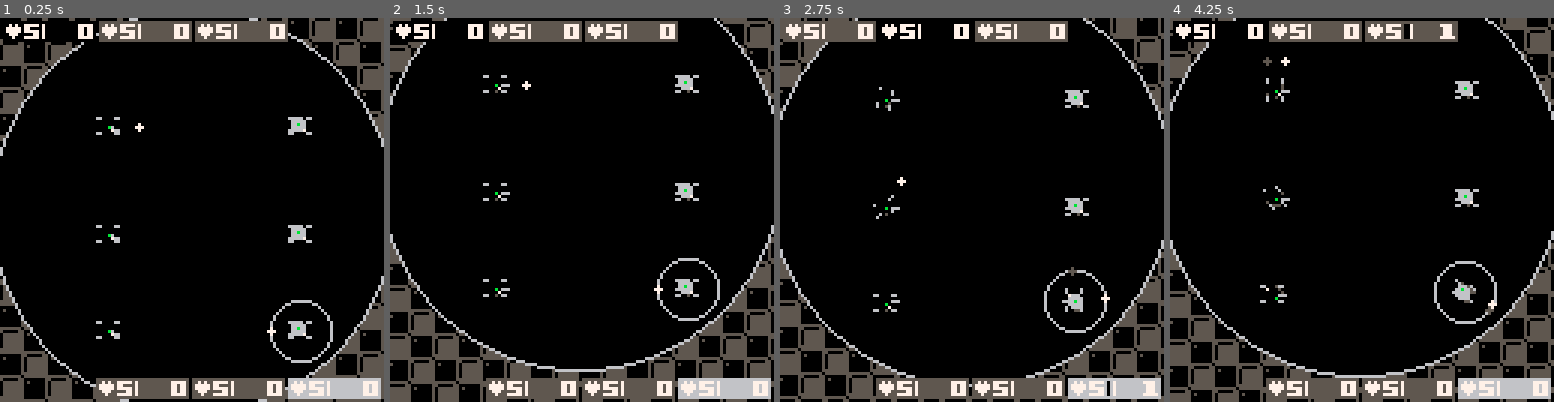
Above: before the commit, frames 1-4 (left to right).
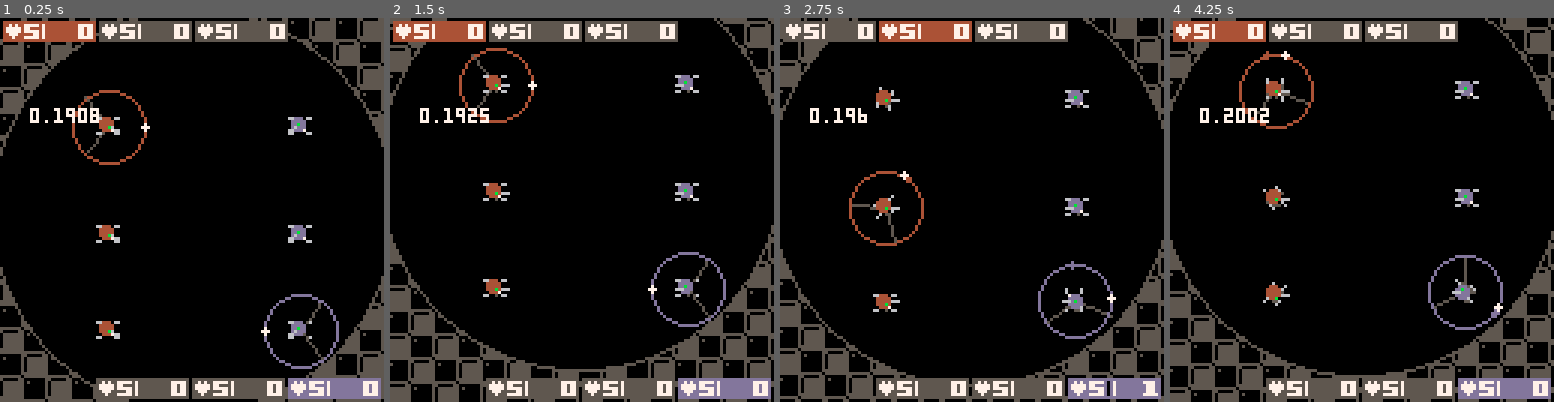
Above: after the commit, the same moments.

Repository: catnipped/pico1
Game: PICO-8 cartridge pico1.p8
Same seed, same stepped clock (60 frames per second), same inputs: the game is played once before the commit and once after it.
Inputs:
- Up to frame 1 (0.25 s): no input
- Up to frame 2 (1.5 s): tap O (Z key) at 0.33, 0.7, 1.43 s; tap X (X key) at 1.07 s
- Up to frame 3 (2.75 s): hold Left 1.97-2.37 s; hold P2 Right 1.97-2.37 s; tap X (X key) at 2.07, 2.4, 2.73 s; tap O (Z key) at 2.22 s; hold Down from 2.42 s (still down); hold P2 Up from 2.42 s (still down)
- Up to frame 4 (4.25 s): release Down at 2.82 s; release P2 Up at 2.82 s; hold Right 2.87-3.53 s; hold P2 Left 2.87-3.53 s; tap X (X key) every 0.33 s from 3.07 to 4.07 s; tap O (Z key) at 3.1, 3.98 s; hold Up 3.58-4.08 s; hold P2 Down 3.58-4.08 s; hold Right from 4.13 s (still down); hold P2 Left from 4.13 s (still down)

The runs differ from the first frame. In frame 1, 5.4% of the frame differs, in the area x 0-100%, y 0-100%; in frame 2, 5.5%; in frame 3, 5.4%; in frame 4, 6.0%.

Commit message:
big update

Diff:
--- a/pico1.p8
+++ b/pico1.p8
@@ -3,6 +3,7 @@
 __lua__
 
 deadzone = 0.01
+playercolors = {2,3,4,8,9,12,13,14}
 center = {}
 center.x = 64
 center.y = 64
@@ -28,17 +29,19 @@
 p2.y = 0
 p2.car = 1
 
-
---car functions
-function carspawn (nr,plr)
+function carspawn (nr,plr) --car functions
   car[nr] = {}
   car[nr].x = (plr.nr-1)*64+36
   car[nr].y = 0
   car[nr].hp = 5
   car[nr].status = "happy"
   car[nr].dead = false
+  car[nr].death_counter = 0
   car[nr].turret = 0
+  car[nr].attack_offset = 0
+  car[nr].attack_counter = 0
   car[nr].target = 1
+  car[nr].damaged = false
   if plr.nr == 1 then
     car[nr].rot = 0.75
     car[nr].dir = 0.75
@@ -62,9 +65,49 @@
   car[nr].tracks_counter = 0
 end
 
+function cardraw(p)
+  --wheels
+  if p.dead == false then
+    if p.rot <= 0.25  then
+      spr(13-6*(p.rot*4),p.x-4,p.y-4,1,1,true)
+    elseif p.rot > 0.25 and p.rot <= 0.5 then
+      spr((8+6*(p.rot*4))-6,p.x-4,p.y-4)
+    elseif p.rot > 0.5 and p.rot <= 0.75 then
+      spr(13-6*(p.rot*4)+12,p.x-4,p.y-4,1,1,true)
+    elseif p.rot > 0.75 then
+      spr((8+6*(p.rot*4))-18,p.x-4,p.y-4)
+    end
+  else
+    spr(15,p.x-4,p.y-4)
+  end
+  if p.active == true then
+    line(p.x,p.y,p.x+(12+flr(p.vel))*sin(p.rot-0.25+p.attack_offset),p.y+(12+flr(p.vel))*cos(p.rot-0.25+p.attack_offset),5)
+    line(p.x,p.y,p.x+(12+flr(p.vel))*sin(p.rot+0.25-p.attack_offset),p.y+(12+flr(p.vel))*cos(p.rot+0.25-p.attack_offset),5)
+  end
+  circfill(p.x-0.5,p.y-0.5,2,p.clr)
+  --status light
+  if p.dead == true then
+    circfill(p.x+1*sin(p.turret+0.15),p.y+1*cos(p.turret+0.15),0,0)
+  elseif p.status == "danger" then
+    circfill(p.x+1*sin(p.turret+0.15),p.y+1*cos(p.turret+0.15),0,10)
+  else
+    circfill(p.x+1*sin(p.turret+0.15),p.y+1*cos(p.turret+0.15),0,11)
+  end
+
+  line(p.x+2*sin(p.turret),p.y+2*cos(p.turret),p.x+4*sin(p.turret),p.y+4*cos(p.turret),6)
+  if p.hit == true then
+    circfill(p.x+4*sin(p.turret),p.y+4*cos(p.turret),1,10)
+  end
+  if p.active == true then
+    circ(p.x,p.y,12+flr(p.vel),p.clr)
+    circfill(p.x+(12+flr(p.vel))*sin(p.rot),p.y+(12+flr(p.vel))*cos(p.rot),1,p.clr)
+    circfill(p.x+(12+flr(p.vel))*sin(p.dir),p.y+(12+flr(p.vel))*cos(p.dir),1,7)
+  end
+end
+
 function tracks(c)
   local length = 50
-  if c.tracks_counter > 10 then
+  if c.tracks_counter > 10 and c.dead == false then
     add(c.tracks_left_x,c.x+2.5*sin(c.rot-0.25))
     add(c.tracks_left_y,c.y+2.5*cos(c.rot-0.25))
     add(c.tracks_right_x,c.x+2.5*sin(c.rot+0.25))
@@ -91,30 +134,6 @@
   end
 end
 
-function cardraw(p)
-  --wheels
-  if p.rot <= 0.25  then
-    spr(13-6*(p.rot*4),p.x-4,p.y-4,1,1,true)
-  elseif p.rot > 0.25 and p.rot <= 0.5 then
-    spr((8+6*(p.rot*4))-6,p.x-4,p.y-4)
-  elseif p.rot > 0.5 and p.rot <= 0.75 then
-    spr(13-6*(p.rot*4)+12,p.x-4,p.y-4,1,1,true)
-  elseif p.rot > 0.75 then
-    spr((8+6*(p.rot*4))-18,p.x-4,p.y-4)
-  end
-
-  circfill(p.x-0.5,p.y-0.5,2,p.clr)
-  circfill(p.x+1*sin(p.turret+0.15),p.y+1*cos(p.turret+0.15),0,11)
-  line(p.x+2*sin(p.turret),p.y+2*cos(p.turret),p.x+4*sin(p.turret),p.y+4*cos(p.turret),6)
-  if p.hit == true then
-    circfill(p.x+4*sin(p.turret),p.y+4*cos(p.turret),1,10)
-  end
-  if p.active == true then
-    circ(p.x,p.y,10,p.clr)
-    circfill(p.x+10*sin(p.rot),p.y+10*cos(p.rot),1,5)
-    circfill(p.x+10*sin(p.dir),p.y+10*cos(p.dir),1,7)
-  end
-end
 
 function caranim(p)
   p.x = p.x+(p.vel*0.1)*sin(p.rot)
@@ -125,19 +144,25 @@
 end
 
 function attack_roll(c)
-  local cnt = 1
   c.hit = false
-  if pythagoras(c,car[c.target]) < 25 then
-    if cnt == 1 then
-      if rnd(10) < 5 then
+  if c.dead == false and pythagoras(c.x,c.y,car[c.target]) < 12+c.vel then
+    if atan2(car[c.target].y-c.y,car[c.target].x-c.x) > c.rot-0.25+c.attack_offset then
+      if c.attack_counter == 0 then
         c.hit = true
+        car[c.target].damaged = true
+        c.attack_counter += 1
+      else
+        c.attack_counter += 1
+        if c.attack_counter > 5 then c.attack_counter = 0 end
       end
-    else
-      cnt += 1
-      if cnt > 50+rnd(10) then
-        cnt = 1
-      end
-    end
+    end
+  end
+end
+
+function health(c)
+  if c.damaged == true then
+    c.hp -= 0.08
+    c.damaged = false
   end
 end
 
@@ -147,25 +172,20 @@
   for a = 1,6 do
 
     if c.nr != car[a].nr then
-      if pythagoras(c,car[a]) < c.hitbox + car[a].hitbox then
+      if pythagoras(c.x,c.y,car[a]) < c.hitbox + car[a].hitbox then
         collide = true
       end
     end
 
     if collide == true then
       if c.timer == 0 then
-        if max(c.vel,car[a].vel) != c.vel then
-          c.hp += -2
-        else
-          c.hp += -1
-        end
         -- if atan2(car[a].x-c.x,car[a].y-c.y) < 0.5 then
         --   c.rot += 0.2
         --
         -- else
         --   c.rot -= 0.2
         -- end
-        c.vel = c.vel/2
+        c.vel -= 1
       end
     end
   end
@@ -180,17 +200,19 @@
 
 end
 
-
 function turret(c,a,b)
   local length = {}
   for x = a,b do
-    i = pythagoras(c,car[x])
-    length[x] = i
+    if car[x].dead == false then
+      i = pythagoras(c.x,c.y,car[x])
+      length[x] = i
+    end
   end
 
   c.target = smallest(length)
-
-  c.turret = rotlerp(c.turret,atan2(car[c.target].y-c.y,car[c.target].x-c.x),0.2)
+  if c.dead == false then
+    c.turret = rotlerp(c.turret,atan2(car[c.target].y-c.y,car[c.target].x-c.x),0.2)
+  end
 end
 
 function smallest(t)
@@ -315,10 +336,10 @@
    return current + sign * speed * dir
 end
 
-function pythagoras(a,b)
+function pythagoras(x,y,b)
   local p = {}
-  p.x = b.x-a.x
-  p.y = b.y-a.y
+  p.x = b.x-x
+  p.y = b.y-y
   return sqrt(p.x*p.x + p.y*p.y)
 end
 
@@ -342,13 +363,15 @@
     rectfill(x,y,x+box.width,y+box.height,5)
   end
 
-  spr(68,x+1,y+1) spr(69+c.hp,x+7,y+1)
+  --speed
   local throttle = x+13+c.throt*2
   local velocity = x+13+flr(c.vel*2)
   rectfill(x+13,y+1,velocity,y+box.height-1,0)
   line(throttle,y+1,throttle,y+box.height-1,7)
   spr(69+c.throt,x+box.width-5,y+1)
-
+  --health
+  spr(68,x+1,y+1) spr(69+c.hp,x+7,y+1)
+  --special status
   if c.status == "danger" and c.dead == false then
     spr(80,x,y+status_position,4,1)
   elseif c.status == "auto" and c.dead == false then
@@ -357,8 +380,33 @@
 
 end
 
+function attack_offset(c)
+  c.attack_offset = -0.1+0.05*c.vel
+end
+
+function brake(p)
+  if p.nr == 1 then
+    for x = 1,3 do
+      car[x].throt = 0
+    end
+  end
+
+  if p.nr == 2 then
+    for x = 4,6 do
+      car[x].throt = 0
+    end
+  end
+end
+
 function _init()
   cls()
+  function randomizeclr()
+
+    p1.clr = playercolors[flr(rnd(8)+1)]
+    del(playercolors,p1.clr)
+    p2.clr = playercolors[flr(rnd(7)+1)]
+  end
+  randomizeclr()
 
   --generate background
   for x=0,24,1 do
@@ -377,9 +425,6 @@
     end
   end
   --
-
-  p1.clr = rnd(15)
-  p2.clr = rnd(15)
 
   --initiate cars
   for x=1,3 do
@@ -421,6 +466,14 @@
     switch(p2)
   end
 
+  if btnp(5,0) then
+    brake(p1)
+  end
+
+  if btnp(5,1) then
+    brake(p2)
+  end
+
   current_car(p1)
   current_car(p2)
 
@@ -437,11 +490,13 @@
   end
 
   for x = 1,6 do
+    attack_offset(car[x])
     attack_roll(car[x])
   end
 
   for x = 1,6 do
     caranim(car[x])
+    health(car[x])
   end
 
   for x = 1,6 do
@@ -454,10 +509,20 @@
       car[x].dead = true
       car[x].throt = 0
       car[x].hp = 0
-    elseif pythagoras(center,car[x]) > arena then
+      car[x].active = false
+    elseif pythagoras(center.x,center.y,car[x]) > arena then
       car[x].dir = atan2(64-car[x].y,64-car[x].x)
       car[x].status = "auto"
+      car[x].vel = lerp(car[x].vel,2,0.1)
     elseif car[x].hp < 2 then car[x].status = "danger" end
+  end
+end
+
+function death_anim(c)
+  if c.death_counter <= 15 then
+    circfill(c.x,c.y,c.death_counter,10)
+    circfill(c.x,c.y,15 - c.death_counter*0.7,7)
+    c.death_counter += 1
   end
 end
 
@@ -467,12 +532,15 @@
   map(0,0,-32,-32,24,24)
   circfill(center.x,center.y,arena,0)
 
-  circ(center.x,center.y,arena,6)
+  circ(center.x,center.y,arena,5)
   for x=1,6 do
     tracks(car[x])
   end
   for x=1,6 do
     cardraw(car[x])
+    if car[x].dead == true then
+      death_anim(car[x])
+    end
   end
 
   camera(cam.x,cam.y)
@@ -482,18 +550,20 @@
   for x = 4,6 do
    ui(cam.x,cam.y+120,car[x],p2)
   end
+  print(stat(1),cam.x+10,cam.y+30)
+
 
 end
 
 __gfx__
-00000000500000550000000555555555555555555555555500000000000000000000000000000000060000000000600000000600060000600600006000000000
-00000000055555550500000555555555555555555555555566000066660000666600006606600000006000006000060006000600060000600600006000000000
-00000000055555550000000555555555555555555005555500700700007007000070070000070066000700600600700006007000007007000070070000000000
-00000000055555550000000555555555555555555555555500077000000770000007700000077700000777060077700000777000000770000007700000000000
-00000000055555550000000555555555555555555555555500077000000770000007700000777000607770000007770000077700000770000007700000000000
-00000000055555550000000555555555555555555550055500700700007007000070070066007000060070000007006000070060007007000070070000000000
-00000000555555550000000555555555555500555555555566000066660000666600006600000660000006000060000600600060060000600600006000000000
-00000000555555555555555055555555055555555555555500000000000000000000000000000000000000600006000000600000060000600600006000000000
+00000000500000550000000555555555555555555555555500000000000000000000000000000000060000000000600000000600060000600600006006060000
+00000000055555550500000555555555555555555555555566000066660000666600006606600000006000006000060006000600060000600600006050000050
+00000000055555550000000555555555555555555005555500700700007007000070070000070066000700600600700006007000007007000070070000700700
+00000000055555550000000555555555555555555555555500077000000770000007700000077700000777060077700000777000000770000007700060077056
+00000000055555550000000555555555555555555555555500077000000770000007700000777000607770000007770000077700000770000007700005077000
+00000000055555550000000555555555555555555550055500700700007007000070070066007000060070000007006000070060007007000070070000700706
+00000000555555550000000555555555555500555555555566000066660000666600006600000660000006000060000600600060060000600600006050000000
+00000000555555555555555055555555055555555555555500000000000000000000000000000000000000600006000000600000060000600600006006005060
 50005000000000000000000000000000000000000000000000000000000000000000000000000000000000000000000000000000000000000000000000000000
 05000500000000000000000000000000000000000000000000000000000000000000000000000000000000000000000000000000000000000000000000000000
 00500050000000000000000000000000000000000000000000000000000000000000000000000000000000000000000000000000000000000000000000000000
Not shown, changed: todo.md
